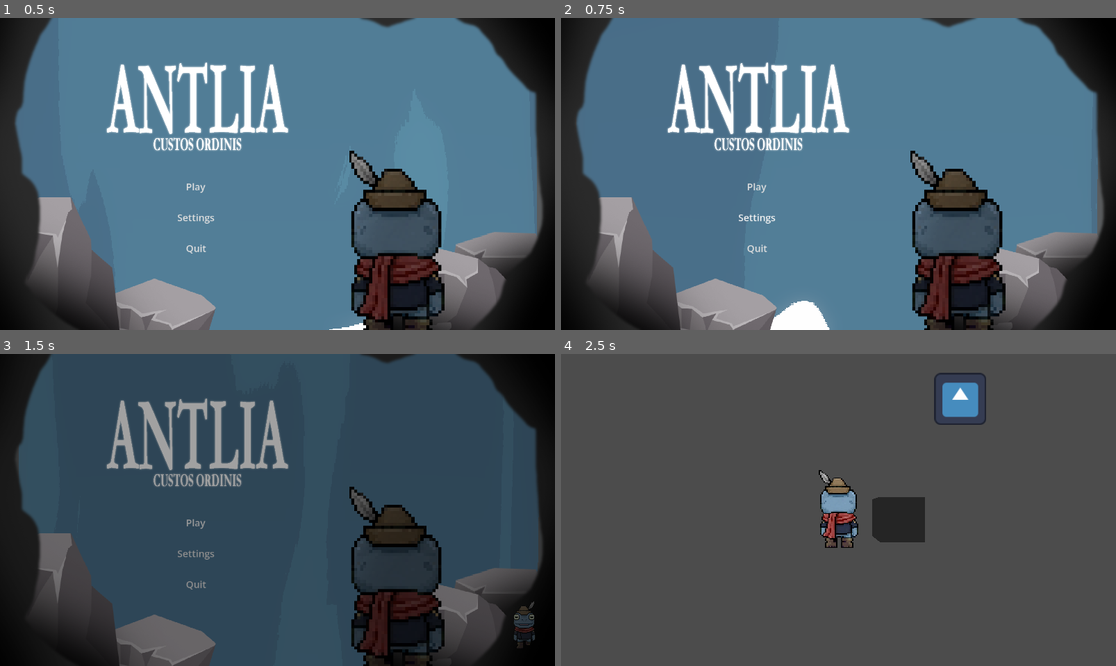
Above: before the commit, frames 1-4 (two rows, left to right).
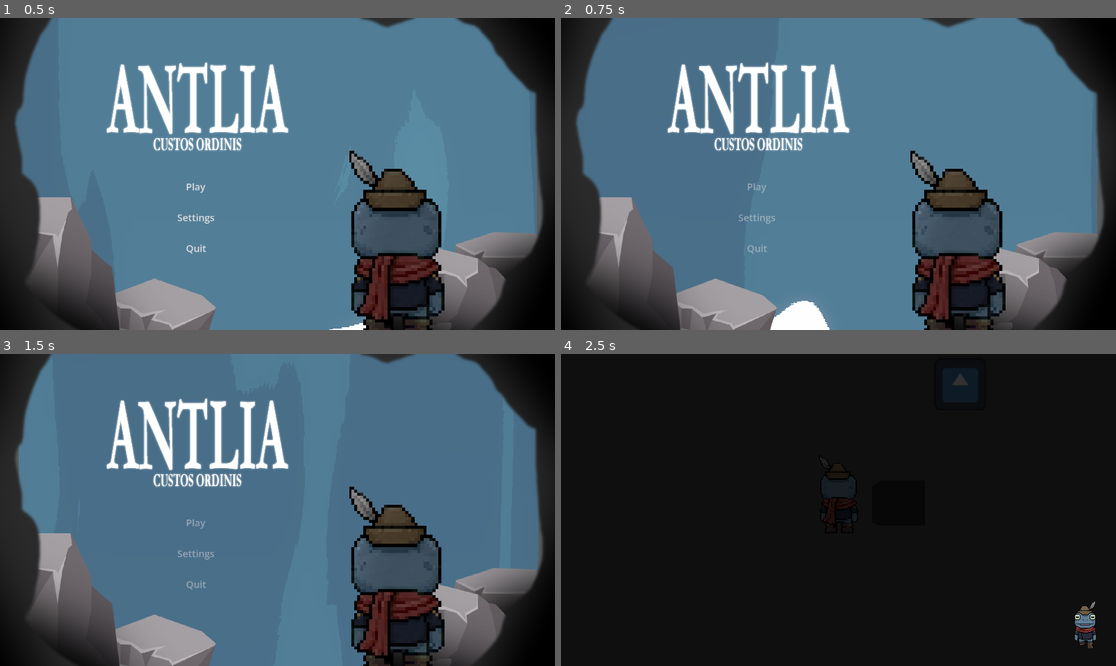
Above: after the commit, the same moments.

Repository: DBorgKiwami/group-project
Game: Godot game, scene res://scenes/menu/menu.tscn
The game is run twice, just before and just after one commit, with the same random seed, the same clock (stepped at 60 frames per second) and the same inputs. The engine's default icon, where the game draws it, is replaced by a stand-in: a white triangle on a blue panel in a dark square. Sound files missing from this copy of the repository are replaced by a short silence.
Inputs (mouse positions are in pixels of both pictures, inside the frame that each line leads up to):
- Up to frame 1 (0.5 s): no input
- Up to frame 2 (0.75 s): click "Settings" at 0.5 s
- Up to frame 3 (1.5 s): click "Play" at 1.25 s
- Up to frame 4 (2.5 s): click (755, 522) at 2 s, where only the run after the commit has a clickable "Play"

Frame 1 is identical in both runs. In frame 2, 0.1% of the frame differs, in the area x 32-39%, y 53-76%; in frame 3, 82%; in frame 4, 99%, in the area x 0-100%, y 0-100%.

Commit message:
Soundscapes

Diff:
--- a/scenes/levels/2d/testlevel2d.tscn
+++ b/scenes/levels/2d/testlevel2d.tscn
@@ -2,6 +2,12 @@
 
 [ext_resource type="PackedScene" uid="uid://dvivxdodklglf" path="res://scenes/player/2dplatformingcharacter.tscn" id="1_o0xbc"]
 [ext_resource type="PackedScene" uid="uid://tmxhihw7wxd" path="res://scenes/enemies/2dtestenemy.tscn" id="2_f85je"]
+[ext_resource type="Script" path="res://scripts/audio/combat_music.gd" id="3_combat"]
+[ext_resource type="AudioStream" uid="uid://cflbms0hnc8b1" path="res://audio/music/combatstart.ogg" id="4_start"]
+[ext_resource type="AudioStream" uid="uid://itl54bbb23vm" path="res://audio/music/combatmiddle.ogg" id="5_middle"]
+[ext_resource type="AudioStream" uid="uid://ba0olmu72gp5v" path="res://audio/music/combatfinal.ogg" id="6_final"]
+[ext_resource type="AudioStream" uid="uid://cu62rpik7k6ow" path="res://audio/music/victory.ogg" id="7_victory"]
+[ext_resource type="AudioStream" uid="uid://cdv13x55wi7vp" path="res://audio/music/punch.ogg" id="8_punch"]
 
 [sub_resource type="BoxShape3D" id="BoxShape3D_f85je"]
 
@@ -12,6 +18,14 @@
 [sub_resource type="SphereShape3D" id="SphereShape3D_o0xbc"]
 
 [node name="Testlevel2d" type="Node3D" unique_id=1921717961]
+
+[node name="CombatMusic" type="AudioStreamPlayer" parent="."]
+volume_db = -12.0
+script = ExtResource("3_combat")
+combat_start = ExtResource("4_start")
+combat_middle = ExtResource("5_middle")
+combat_final = ExtResource("6_final")
+victory_sound = ExtResource("7_victory")
 
 [node name="StaticBody3D2" type="StaticBody3D" parent="." unique_id=4219859]
 transform = Transform3D(1, 0, 0, 0, 1, 0, 0, 0, 1, 3.8789573, 0.39032352, 0)
@@ -25,7 +39,13 @@
 shape = SubResource("WorldBoundaryShape3D_af4au")
 debug_color = Color(1, 1, 1, 1)
 
-[node name="2Dplatformingcharacter" parent="." unique_id=387257704 instance=ExtResource("1_o0xbc")]
+[node name="2Dplatformingcharacter" parent="." unique_id=387257704 node_paths=PackedStringArray("punch_sfx") instance=ExtResource("1_o0xbc")]
+punch_sfx = NodePath("../PunchSfx")
+
+[node name="PunchSfx" type="AudioStreamPlayer" parent="."]
+stream = ExtResource("8_punch")
+volume_db = -6.0
+max_polyphony = 2
 
 [node name="2Dtestenemy" parent="." unique_id=650050351 instance=ExtResource("2_f85je")]
 transform = Transform3D(1, 0, 0, 0, 1, 0, 0, 0, 1, -1.5913818, 1.4041731, 0)
@@ -56,3 +76,5 @@
 
 [node name="CollisionShape3D" type="CollisionShape3D" parent="Test Area 2" unique_id=497517575]
 shape = SubResource("SphereShape3D_o0xbc")
+
+[connection signal="defeated" from="2Dtestenemy" to="CombatMusic" method="_on_enemy_defeated"]
--- a/scenes/levels/3d/testlevel.tscn
+++ b/scenes/levels/3d/testlevel.tscn
@@ -6,6 +6,7 @@
 [ext_resource type="PackedScene" uid="uid://ci0hbngdv8pin" path="res://scenes/elements/dialogue_area.tscn" id="4_iy7w8"]
 [ext_resource type="PackedScene" path="res://scenes/elements/bouncepad.tscn" id="5_oeqc7"]
 [ext_resource type="PackedScene" path="res://scenes/elements/fadingplatform.tscn" id="6_ybvn3"]
+[ext_resource type="AudioStream" uid="uid://bk0turbfxdot7" path="res://audio/music/mainbgm.ogg" id="7_2kmou"]
 
 [sub_resource type="WorldBoundaryShape3D" id="WorldBoundaryShape3D_x14dw"]
 
@@ -52,5 +53,10 @@
 transform = Transform3D(1, 0, 0, 0, 1, 0, 0, 0, 1, 0.40124512, -0.30664063, 0.87646484)
 shape = SubResource("BoxShape3D_2kmou")
 
+[node name="MainMusic" type="AudioStreamPlayer" parent="." unique_id=571964694]
+stream = ExtResource("7_2kmou")
+volume_db = -12.0
+autoplay = true
+
 [editable path="Dialogue Area"]
 [editable path="Bounce Pad"]
--- a/scenes/menu/menu.tscn
+++ b/scenes/menu/menu.tscn
@@ -8,6 +8,9 @@
 [ext_resource type="Texture2D" uid="uid://be4ud7hy5u5sc" path="res://scenes/menu/menu png.png" id="4_y1o0p"]
 [ext_resource type="Texture2D" uid="uid://d1g0eow3yeanf" path="res://images/Menu text.png" id="5_t0a87"]
 [ext_resource type="Script" uid="uid://col8ygiudupd2" path="res://scenes/menu/play.gd" id="8_t0a87"]
+[ext_resource type="AudioStream" uid="uid://b5m54p3248gfq" path="res://audio/music/menubgm.ogg" id="9_qo0fc"]
+[ext_resource type="AudioStream" uid="uid://dgd43tttv5nio" path="res://audio/music/mousefloat.ogg" id="10_hover"]
+[ext_resource type="AudioStream" uid="uid://ceyo6qhci3blw" path="res://audio/music/mouseclick.ogg" id="11_click"]
 
 [sub_resource type="ShaderMaterial" id="ShaderMaterial_mcvr8"]
 render_priority = 0
@@ -130,6 +133,14 @@
 grow_vertical = 2
 script = ExtResource("4_037ec")
 level_scene_path = "res://scenes/levels/3d/testlevel.tscn"
+
+[node name="HoverSfx" type="AudioStreamPlayer" parent="CanvasLayer/UI"]
+stream = ExtResource("10_hover")
+volume_db = -6.0
+
+[node name="ClickSfx" type="AudioStreamPlayer" parent="CanvasLayer/UI"]
+stream = ExtResource("11_click")
+volume_db = -6.0
 
 [node name="VBoxContainer" type="VBoxContainer" parent="CanvasLayer/UI" unique_id=1458969479]
 layout_mode = 1
@@ -184,5 +195,14 @@
 base_outline_size = 0
 hover_outline_size = 0
 
+[node name="MenuMusic" type="AudioStreamPlayer" parent="." unique_id=1626552374]
+stream = ExtResource("9_qo0fc")
+volume_db = -12.0
+autoplay = true
+
+[connection signal="mouse_entered" from="CanvasLayer/UI/VBoxContainer/Play" to="CanvasLayer/UI" method="_on_menu_button_hovered"]
+[connection signal="mouse_entered" from="CanvasLayer/UI/VBoxContainer/Settings" to="CanvasLayer/UI" method="_on_menu_button_hovered"]
+[connection signal="mouse_entered" from="CanvasLayer/UI/VBoxContainer/Quit" to="CanvasLayer/UI" method="_on_menu_button_hovered"]
 [connection signal="pressed" from="CanvasLayer/UI/VBoxContainer/Play" to="CanvasLayer/UI" method="_on_play_pressed"]
+[connection signal="pressed" from="CanvasLayer/UI/VBoxContainer/Settings" to="CanvasLayer/UI" method="_on_settings_pressed"]
 [connection signal="pressed" from="CanvasLayer/UI/VBoxContainer/Quit" to="CanvasLayer/UI" method="_on_quit_pressed"]
--- a/scenes/player/2dplatformingcharacter.tscn
+++ b/scenes/player/2dplatformingcharacter.tscn
@@ -4,6 +4,7 @@
 [ext_resource type="Texture2D" uid="uid://cl8e58vu1q6cf" path="res://sprites/player/player_idle_0.png" id="2_a1x7n"]
 [ext_resource type="Texture2D" uid="uid://pi1hnvp8pqtv" path="res://sprites/player/player_idle_1.png" id="3_8yach"]
 [ext_resource type="Script" uid="uid://dj2mp3k44ikpy" path="res://scripts/utilities/playerhitbox.gd" id="4_a1x7n"]
+[ext_resource type="AudioStream" uid="uid://bi8dn5yvmp3p4" path="res://audio/music/jump.ogg" id="5_jump"]
 
 [sub_resource type="BoxShape3D" id="BoxShape3D_vj0l2"]
 size = Vector3(1.1184082, 1.1855469, 1)
@@ -85,7 +86,7 @@
 [sub_resource type="SphereShape3D" id="SphereShape3D_vj0l2"]
 radius = 0.5168748
 
-[node name="2Dplatformingcharacter" type="CharacterBody3D" unique_id=387257704 node_paths=PackedStringArray("hitboxFront", "hitboxUp", "hitboxDown", "animationController", "player_hitbox", "sprite")]
+[node name="2Dplatformingcharacter" type="CharacterBody3D" unique_id=387257704 node_paths=PackedStringArray("hitboxFront", "hitboxUp", "hitboxDown", "animationController", "player_hitbox", "sprite", "jump_sfx")]
 collision_layer = 0
 script = ExtResource("1_vj0l2")
 hitboxFront = NodePath("Front Attack Hurtbox")
@@ -94,6 +95,7 @@
 animationController = NodePath("AnimationPlayer")
 player_hitbox = NodePath("PlayerHitbox")
 sprite = NodePath("AnimatedSprite3D")
+jump_sfx = NodePath("JumpSfx")
 
 [node name="CollisionShape3D" type="CollisionShape3D" parent="." unique_id=30863792]
 transform = Transform3D(1, 0, 0, 0, 1, 0, 0, 0, 1, -0.00012207031, -0.0056152344, 0)
@@ -104,6 +106,10 @@
 sprite_frames = SubResource("SpriteFrames_1haum")
 autoplay = "default"
 frame_progress = 0.8980016
+
+[node name="JumpSfx" type="AudioStreamPlayer" parent="."]
+stream = ExtResource("5_jump")
+volume_db = -6.0
 
 [node name="Down Attack Hurtbox" type="Area3D" parent="." unique_id=788031771]
 collision_layer = 0
--- a/scenes/player/3dplatformingcharacter.tscn
+++ b/scenes/player/3dplatformingcharacter.tscn
@@ -13,6 +13,9 @@
 [ext_resource type="Texture2D" uid="uid://cdo6d0p3f2u6a" path="res://sprites/player/player_sprite_left_walk2.png" id="10_jflnn"]
 [ext_resource type="Texture2D" uid="uid://cdw0uqgtor3qg" path="res://sprites/player/player_sprite_right_walk1.png" id="12_xnt75"]
 [ext_resource type="Texture2D" uid="uid://bg6r4y6mkp8al" path="res://sprites/player/player_sprite_right_walk2.png" id="13_mmlg3"]
+[ext_resource type="AudioStream" uid="uid://cqtb4qs5ry3hd" path="res://audio/music/step.ogg" id="14_step"]
+[ext_resource type="AudioStream" uid="uid://bi8dn5yvmp3p4" path="res://audio/music/jump.ogg" id="15_jump"]
+[ext_resource type="AudioStream" uid="uid://c2p5543qagbr2" path="res://audio/music/grappling.ogg" id="16_grapple"]
 
 [sub_resource type="CapsuleShape3D" id="CapsuleShape3D_s3ukl"]
 radius = 0.48632813
@@ -168,13 +171,16 @@
 &"jump": SubResource("Animation_6ofdj")
 }
 
-[node name="3Dplatformingcharacter" type="CharacterBody3D" unique_id=679442019 node_paths=PackedStringArray("sprite", "grappleArea", "animationControler", "player_camera", "camera_pivot") groups=["Player"]]
+[node name="3Dplatformingcharacter" type="CharacterBody3D" unique_id=679442019 node_paths=PackedStringArray("sprite", "grappleArea", "animationControler", "player_camera", "camera_pivot", "footstep_sfx", "jump_sfx", "grapple_sfx") groups=["Player"]]
 script = ExtResource("4_g608u")
 sprite = NodePath("AnimatedSprite3D")
 grappleArea = NodePath("Area3D")
 animationControler = NodePath("AnimationPlayer")
 player_camera = NodePath("Node3D/Camera3D")
 camera_pivot = NodePath("Node3D")
+footstep_sfx = NodePath("FootstepSfx")
+jump_sfx = NodePath("JumpSfx")
+grapple_sfx = NodePath("GrappleSfx")
 
 [node name="CollisionShape3D" type="CollisionShape3D" parent="." unique_id=479806587]
 transform = Transform3D(1, 0, 0, 0, 1, 0, 0, 0, 1, 0, 0.007080078, 0)
@@ -189,6 +195,20 @@
 sprite_frames = SubResource("SpriteFrames_g608u")
 animation = &"backwalk"
 
+[node name="FootstepSfx" type="AudioStreamPlayer" parent="."]
+stream = ExtResource("14_step")
+volume_db = -6.0
+max_polyphony = 2
+
+[node name="JumpSfx" type="AudioStreamPlayer" parent="."]
+stream = ExtResource("15_jump")
+volume_db = -6.0
+
+[node name="GrappleSfx" type="AudioStreamPlayer" parent="."]
+stream = ExtResource("16_grapple")
+volume_db = -6.0
+max_polyphony = 2
+
 [node name="Area3D" type="Area3D" parent="." unique_id=190598689]
 collision_layer = 32
 collision_mask = 8
--- /dev/null
+++ b/scripts/audio/combat_music.gd
@@ -0,0 +1,58 @@
+extends AudioStreamPlayer
+
+@export var combat_start: AudioStream
+@export var combat_middle: AudioStream
+@export var combat_final: AudioStream
+@export var victory_sound: AudioStream
+
+var _tracks: Array[AudioStream]
+var _track_index := 0
+var _victory_started := false
+
+
+func _ready() -> void:
+	if combat_start == null or combat_middle == null or combat_final == null or victory_sound == null:
+		push_error("CombatMusic requires start, middle, final, and victory audio streams.")
+		return
+
+	_set_loop(combat_start, false)
+	_set_loop(combat_middle, false)
+	_set_loop(combat_final, true)
+	_set_loop(victory_sound, false)
+
+	_tracks = [combat_start, combat_middle, combat_final]
+	finished.connect(_on_track_finished)
+	_play_track(0)
+
+
+func _set_loop(track: AudioStream, enabled: bool) -> void:
+	if track is AudioStreamOggVorbis:
+		(track as AudioStreamOggVorbis).loop = enabled
+
+
+func _play_track(index: int) -> void:
+	_track_index = index
+	stream = _tracks[_track_index]
+	play()
+
+
+func _on_enemy_defeated() -> void:
+	if _victory_started:
+		return
+
+	_victory_started = true
+	stop()
+	stream = victory_sound
+	volume_db = -6.0
+	play()
+
+
+func _on_track_finished() -> void:
+	if _victory_started:
+		return
+	if _track_index < _tracks.size() - 1:
+		_play_track(_track_index + 1)
+	else:
+		# AudioStreamOggVorbis loops internally. This fallback also keeps the
+		# final section repeating if the imported stream ever loses that flag.
+		play()
--- a/scripts/enemies/2dtestenemy.gd
+++ b/scripts/enemies/2dtestenemy.gd
@@ -1,15 +1,22 @@
 extends CharacterBody3D
+
+signal defeated
 
 @export var state_machine : State_Machine
 @export var hitbox : EnemyHitbox
 @export var hurtbox : Area3D
 @export var animationControler : AnimationPlayer
 @export var damage : int = 1
+var _is_defeated := false
 
 func _ready():
 	hitbox.connect("on_hit", hitbox_hit)
 
 func die():
+	if _is_defeated:
+		return
+	_is_defeated = true
+	defeated.emit()
 	animationControler.play("die")
 	await animationControler.animation_finished
 	call_deferred("queue_free")
--- a/scripts/menu/menu.gd
+++ b/scripts/menu/menu.gd
@@ -3,13 +3,37 @@
 # Drag your actual level scene path in here, or set it in the Inspector if you
 # expose it as an @export var instead.
 @export var level_scene_path : String = "res://scenes/levels/testlevel.tscn"
+@onready var hover_sfx: AudioStreamPlayer = $HoverSfx
+@onready var click_sfx: AudioStreamPlayer = $ClickSfx
+@onready var menu_buttons: Array[Node] = $VBoxContainer.get_children()
+
+
+func _on_menu_button_hovered() -> void:
+	hover_sfx.play()
+
+
+func _play_click_sfx() -> void:
+	_set_buttons_disabled(true)
+	click_sfx.play()
+	await click_sfx.finished
+	_set_buttons_disabled(false)
+
+
+func _set_buttons_disabled(disabled: bool) -> void:
+	for button in menu_buttons:
+		if button is Button:
+			button.disabled = disabled
+
 
 func _on_play_pressed() -> void:
+	await _play_click_sfx()
 	Scenecontroler.load_scene(level_scene_path)
 
 func _on_settings_pressed() -> void:
+	await _play_click_sfx()
 	# Wire this up once you have a settings scene/menu.
 	pass
 
 func _on_quit_pressed() -> void:
+	await _play_click_sfx()
 	get_tree().quit()
--- a/scripts/playermovement/player2d.gd
+++ b/scripts/playermovement/player2d.gd
@@ -7,6 +7,8 @@
 @export var player_hitbox : Area3D
 
 @export var sprite : AnimatedSprite3D
+@export var jump_sfx : AudioStreamPlayer
+@export var punch_sfx : AudioStreamPlayer
 
 @export var SPEED = 5.0
 @export var JUMP_VELOCITY = 4.5
@@ -28,6 +30,8 @@
 		print("Attacking")
 		#Using Godot's animation player, we can program the frames of the attack from the editor instead of purely in code!
 		animationController.play("attack")
+		if punch_sfx:
+			punch_sfx.play()
 	if event.is_action_pressed("debug_swap_level"):
 		Scenecontroler.load_scene_with_position("res://scenes/levels/3d/testlevel.tscn", Vector3(1,1,1))
 	pass
@@ -60,6 +64,8 @@
 	if jump_buffer > 0 and can_jump:
 		jump_buffer = 0
 		velocity.y = JUMP_VELOCITY
+		if jump_sfx:
+			jump_sfx.play()
 		#If you've just pressed the jump button, you cannot jump
 		can_jump = false
 	if Input.is_action_just_released("ui_accept"):
--- a/scripts/playermovement/player3d.gd
+++ b/scripts/playermovement/player3d.gd
@@ -6,6 +6,9 @@
 @export var animationControler : AnimationPlayer
 @export var player_camera : Camera3D
 @export var camera_pivot : Node3D
+@export var footstep_sfx : AudioStreamPlayer
+@export var jump_sfx : AudioStreamPlayer
+@export var grapple_sfx : AudioStreamPlayer
 
 @export var SPEED = 5.0
 @export var JUMP_VELOCITY = 4.5
@@ -16,6 +19,7 @@
 @export var grapple_time = 0.3
 @export var bob_amplitude = 0.08
 @export var bob_speed = 8.0
+@export var footstep_pitch_variation: float = 0.04
 var can_jump = false
 var jump_timer = jump_timer_max
 var jump_buffer = 0
@@ -25,6 +29,9 @@
 var lastDirection = Vector3(0,0,-1)
 var bob_time = 0.0
 var sprite_base_y = 0.0
+var was_walking = false
+var next_footstep_phase = PI
+var footstep_high_pitch = false
 
 
 func bounce(bounce_height):
@@ -58,6 +65,8 @@
 		#sprite.flip_h = false
 	#Tweens are for when animations are too static. They're good for stuff like this, where the grapple point at the end is never guaranteed
 	grappling = true;
+	if grapple_sfx:
+		grapple_sfx.play()
 	grappleTween = get_tree().create_tween()
 	grappleTween.tween_property(self, "position", areaPosition, grapple_time).set_trans(Tween.TRANS_SINE)
 	grappleTween.tween_callback(endGrapple)
@@ -106,6 +115,8 @@
 	if jump_buffer > 0 and can_jump:
 		jump_buffer = 0
 		velocity.y = JUMP_VELOCITY
+		if jump_sfx:
+			jump_sfx.play()
 		#If you've just pressed the jump button, you cannot jump
 		can_jump = false
 	if Input.is_action_just_released("ui_accept"):
@@ -144,15 +155,37 @@
 		if last_collision.get_collider() is FadingPlatform:
 			last_collision.get_collider().startFade()
 
+func _play_footstep() -> void:
+	if not footstep_sfx:
+		return
+
+	var pitch_offset: float = footstep_pitch_variation if footstep_high_pitch else -footstep_pitch_variation
+	footstep_sfx.pitch_scale = 1.0 + pitch_offset
+	footstep_high_pitch = !footstep_high_pitch
+	footstep_sfx.play()
+
+
 func _process(delta: float) -> void:
 	# --- Sprite bob ---
 	var horizontal_speed = Vector2(velocity.x, velocity.z).length()
-	if horizontal_speed > 0.1 and is_on_floor() and !grappling:
+	var is_walking = horizontal_speed > 0.1 and is_on_floor() and !grappling and !inDialogue
+
+	if is_walking:
+		if not was_walking:
+			_play_footstep()
+			next_footstep_phase = PI
+
 		bob_time += delta * bob_speed
 		sprite.position.y = sprite_base_y + sin(bob_time) * bob_amplitude
+		while bob_time >= next_footstep_phase:
+			_play_footstep()
+			next_footstep_phase += PI
 	else:
 		bob_time = 0.0
+		next_footstep_phase = PI
 		sprite.position.y = move_toward(sprite.position.y, sprite_base_y, delta * 2.0)
+
+	was_walking = is_walking
 
 	#Sprite Rotation Code
 	#Ok so this is a lot of math. Im going to try and explain it best I can
Not shown, added: audio/music/combatfinal.ogg.import
Not shown, added: audio/music/combatmiddle.ogg.import
Not shown, added: audio/music/combatstart.ogg.import
Not shown, added: audio/music/grappling.ogg.import
Not shown, added: audio/music/jump.ogg.import
Not shown, added: audio/music/mainbgm.ogg.import
Not shown, added: audio/music/menubgm.ogg.import
Not shown, added: audio/music/mouseclick.ogg.import
Not shown, added: audio/music/mousefloat.ogg.import
Not shown, added: audio/music/punch.ogg.import
Not shown, added: audio/music/step.ogg.import
Not shown, added: audio/music/victory.ogg.import
(and 13 more such lines)
